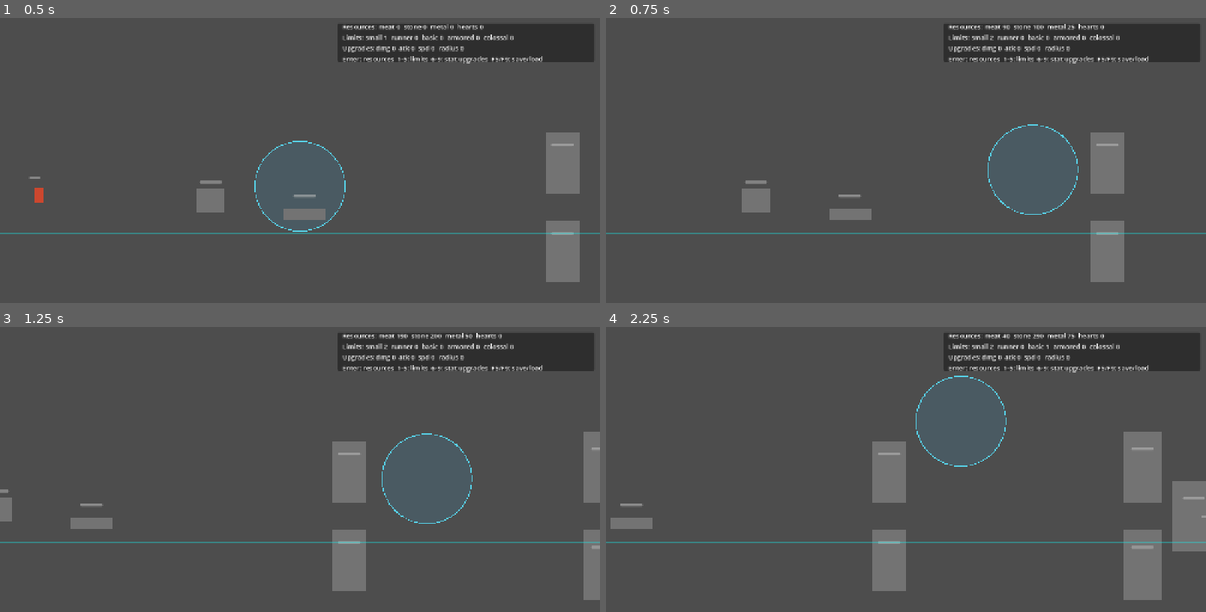
Above: before the commit, frames 1-4 (two rows, left to right).
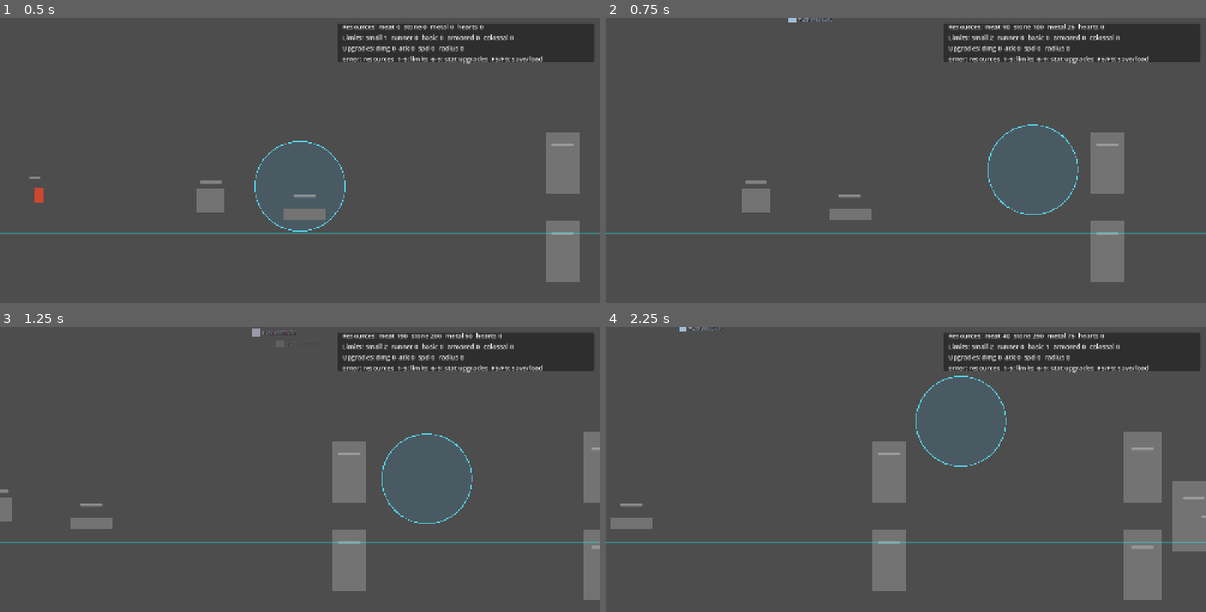
Above: after the commit, the same moments.

Repository: Fearawl/titan-inc
Game: Godot game, scene res://world/city/city_scene.tscn
Same seed, same stepped clock (60 frames per second), same inputs: the game is played once before the commit and once after it.
Inputs (mouse positions are in pixels of both pictures, inside the frame that each line leads up to):
- Up to frame 1 (0.5 s): no input
- Up to frame 2 (0.75 s): tap Enter (ui_accept) at 0.5 s; move the mouse to (1038, 169) at 0.52 s; hold Right (ui_right) from 0.53 s (still down); tap 1 at 0.6 s; click (1038, 169) at 0.67 s
- Up to frame 3 (1.25 s): keep holding Right (ui_right); tap Enter (ui_accept) at 0.77 s
- Up to frame 4 (2.25 s): release Right (ui_right) at 1.25 s; drag from (786, 512) to (876, 563) at 1.27 s; tap Enter (ui_accept) at 2 s; move the mouse to (966, 421) at 2.02 s; hold Right (ui_right) from 2.03 s (still down); tap 3 at 2.1 s

Frame 1 is identical in both runs. In frame 2, less than 0.1% of the frame differs, in the area x 30-38%, y 0-2%; in frame 3, less than 0.1%; in frame 4, less than 0.1%.

Commit message:
feat: add combat feedback vfx

Diff:
--- a/actors/common/damageable.gd
+++ b/actors/common/damageable.gd
@@ -2,6 +2,7 @@
 class_name Damageable
 
 signal hp_changed(current_hp: float, max_hp: float)
+signal damage_taken(amount: float, source_id: StringName, is_critical: bool)
 signal died(source_id: StringName)
 
 @export var max_hp := 10.0
@@ -14,11 +15,15 @@
 	dead = false
 	hp_changed.emit(current_hp, max_hp)
 
-func apply_damage(amount: float, source_id: StringName = &"") -> void:
+func apply_damage(amount: float, source_id: StringName = &"", is_critical: bool = false) -> void:
 	if dead or amount <= 0.0:
 		return
+	var previous_hp := current_hp
 	current_hp = maxf(current_hp - amount, 0.0)
 	hp_changed.emit(current_hp, max_hp)
+	var applied_damage := previous_hp - current_hp
+	if applied_damage > 0.0:
+		damage_taken.emit(applied_damage, source_id, is_critical)
 	if current_hp <= 0.0:
 		dead = true
 		died.emit(source_id)
--- a/structures/destructible/destructible_structure.gd
+++ b/structures/destructible/destructible_structure.gd
@@ -33,8 +33,8 @@
 	suppress_state_write = false
 	_on_hp_changed(damageable.current_hp, damageable.max_hp)
 
-func apply_damage(amount: float, source_id: StringName = &"") -> void:
-	damageable.apply_damage(amount, source_id)
+func apply_damage(amount: float, source_id: StringName = &"", is_critical: bool = false) -> void:
+	damageable.apply_damage(amount, source_id, is_critical)
 
 func repair(amount: float) -> void:
 	if structure_type != null and structure_type.repairable:
--- a/systems/behavior/defender_behavior_controller.gd
+++ b/systems/behavior/defender_behavior_controller.gd
@@ -113,7 +113,7 @@
 		return false
 	var roll := unit.damage_profile.roll_damage(unit.effective_damage(), false)
 	projectile.registry = registry
-	projectile.configure(unit, target, projectile_profile, float(roll["amount"]))
+	projectile.configure(unit, target, projectile_profile, float(roll["amount"]), bool(roll["is_critical"]))
 	projectile_root.add_child(projectile)
 	return true
 
--- a/systems/behavior/titan_behavior_controller.gd
+++ b/systems/behavior/titan_behavior_controller.gd
@@ -94,13 +94,13 @@
 		return
 	if blocking_structure != null:
 		var structure_roll := unit.damage_profile.roll_damage(unit.effective_damage(), true)
-		blocking_structure.apply_damage(float(structure_roll["amount"]), unit.actor_id)
+		blocking_structure.apply_damage(float(structure_roll["amount"]), unit.actor_id, bool(structure_roll["is_critical"]))
 	for defender in TargetingService.units_in_radius(unit.global_position, unit.stats.attack_radius, registry.alive_defenders()):
 		var typed := defender as DefenderUnit
 		if typed == null or typed.damageable == null:
 			continue
 		var unit_roll := unit.damage_profile.roll_damage(unit.effective_damage(), false)
-		typed.damageable.apply_damage(float(unit_roll["amount"]), unit.actor_id)
+		typed.damageable.apply_damage(float(unit_roll["amount"]), unit.actor_id, bool(unit_roll["is_critical"]))
 
 func _throw_boulder() -> bool:
 	if unit == null or projectile_root == null or boulder_scene == null:
--- a/systems/combat/combat_resolver.gd
+++ b/systems/combat/combat_resolver.gd
@@ -20,12 +20,12 @@
 		var hit_anything := false
 		for defender in TargetingService.units_in_radius(titan.global_position, titan.stats.attack_radius, registry.alive_defenders()):
 			var roll := titan.damage_profile.roll_damage(titan.effective_damage(), false)
-			defender.damageable.apply_damage(float(roll["amount"]), titan.actor_id)
+			defender.damageable.apply_damage(float(roll["amount"]), titan.actor_id, bool(roll["is_critical"]))
 			hit_anything = true
 		var target_structure := TargetingService.nearest_structure_in_front(titan, registry.alive_structures())
 		if target_structure != null and titan.global_position.distance_to(target_structure.global_position) <= titan.stats.attack_radius:
 			var roll := titan.damage_profile.roll_damage(titan.effective_damage(), true)
-			target_structure.apply_damage(float(roll["amount"]), titan.actor_id)
+			target_structure.apply_damage(float(roll["amount"]), titan.actor_id, bool(roll["is_critical"]))
 			hit_anything = true
 		if hit_anything:
 			titan.consume_attack_cooldown()
@@ -52,7 +52,7 @@
 		if target == null:
 			continue
 		var roll := defender.damage_profile.roll_damage(defender.effective_damage(), false)
-		target.damageable.apply_damage(float(roll["amount"]), defender.actor_id)
+		target.damageable.apply_damage(float(roll["amount"]), defender.actor_id, bool(roll["is_critical"]))
 		defender.consume_attack_cooldown()
 
 func _is_ranged_archer(defender: DefenderUnit) -> bool:
--- /dev/null
+++ b/systems/feedback/feedback_coordinator.gd
@@ -0,0 +1,113 @@
+extends Node2D
+class_name FeedbackCoordinator
+
+@export var registry_path: NodePath
+@export var camera_path: NodePath
+@export var damage_popup_scene: PackedScene
+@export var resource_flyout_scene: PackedScene
+
+var registry: BattleRegistry
+var camera: Camera2D
+var _connected_damageables := {}
+var _damageable_owner_by_id := {}
+
+func _ready() -> void:
+	# Run before default-priority combat systems so newly registered units are
+	# wired for damage feedback before the next resolver tick.
+	process_priority = -10
+	registry = get_node_or_null(registry_path) as BattleRegistry
+	camera = get_node_or_null(camera_path) as Camera2D
+	var resource_callback := Callable(self, "_on_resource_gained")
+	if not SignalBus.resource_gained.is_connected(resource_callback):
+		SignalBus.resource_gained.connect(resource_callback)
+
+func _process(_delta: float) -> void:
+	if registry == null:
+		return
+	_prune_damageable_connections()
+	_scan_damageables(registry.titans)
+	_scan_damageables(registry.defenders)
+	_scan_damageables(registry.repair_workers)
+	_scan_damageables(registry.structures)
+
+func _prune_damageable_connections() -> void:
+	for key in _connected_damageables.keys():
+		var owner := _damageable_owner_by_id.get(key) as Node2D
+		if _is_active_tracked_owner(owner):
+			continue
+		_forget_damageable(key)
+
+func _is_active_tracked_owner(owner: Node2D) -> bool:
+	if not is_instance_valid(owner):
+		return false
+	var damageable := owner.get("damageable") as Damageable
+	if damageable == null or not is_instance_valid(damageable):
+		return false
+	# Defeated actors and destroyed structures stay in the scene as hidden nodes
+	# for now, so lifecycle cleanup must also watch Damageable state.
+	return not damageable.dead
+
+func _scan_damageables(nodes: Array) -> void:
+	for node in nodes:
+		var owner := node as Node2D
+		if not is_instance_valid(owner):
+			continue
+		var damageable := owner.get("damageable") as Damageable
+		if damageable == null or not is_instance_valid(damageable):
+			continue
+		_connect_damageable(owner, damageable)
+
+func _connect_damageable(owner: Node2D, damageable: Damageable) -> void:
+	var key := damageable.get_instance_id()
+	if _connected_damageables.has(key):
+		return
+	# MVP scene-owned hookup: registry arrays are scanned until BattleRegistry grows
+	# registration signals. Binding owner keeps the damage signal local and position-aware.
+	damageable.damage_taken.connect(Callable(self, "_on_damage_taken").bind(owner))
+	_connected_damageables[key] = true
+	_damageable_owner_by_id[key] = owner
+	if not owner.tree_exited.is_connected(Callable(self, "_on_tracked_owner_exited").bind(key)):
+		owner.tree_exited.connect(Callable(self, "_on_tracked_owner_exited").bind(key))
+
+func _on_tracked_owner_exited(key: int) -> void:
+	_forget_damageable(key)
+
+func _forget_damageable(key: int) -> void:
+	var owner := _damageable_owner_by_id.get(key) as Node2D
+	if is_instance_valid(owner):
+		var damageable := owner.get("damageable") as Damageable
+		var damage_callback := Callable(self, "_on_damage_taken").bind(owner)
+		if damageable != null and is_instance_valid(damageable) and damageable.damage_taken.is_connected(damage_callback):
+			damageable.damage_taken.disconnect(damage_callback)
+		var exit_callback := Callable(self, "_on_tracked_owner_exited").bind(key)
+		if owner.tree_exited.is_connected(exit_callback):
+			owner.tree_exited.disconnect(exit_callback)
+	_connected_damageables.erase(key)
+	_damageable_owner_by_id.erase(key)
+
+func _on_damage_taken(amount: float, _source_id: StringName, is_critical: bool, target: Node2D) -> void:
+	if damage_popup_scene == null or target == null or not is_instance_valid(target):
+		return
+	var popup := damage_popup_scene.instantiate() as DamagePopup
+	if popup == null:
+		return
+	add_child(popup)
+	popup.global_position = target.global_position + Vector2(0.0, -32.0)
+	popup.configure(amount, is_critical)
+
+func _on_resource_gained(resource_id: StringName, amount: float, world_position: Vector2) -> void:
+	if resource_flyout_scene == null:
+		return
+	var flyout := resource_flyout_scene.instantiate() as ResourceFlyout
+	if flyout == null:
+		return
+	add_child(flyout)
+	flyout.global_position = world_position
+	flyout.configure(resource_id, amount, _resource_target_position(world_position))
+
+func _resource_target_position(fallback_position: Vector2) -> Vector2:
+	if camera == null or not is_instance_valid(camera):
+		return fallback_position + Vector2(0.0, -90.0)
+	var viewport_size := camera.get_viewport_rect().size
+	var target_screen := Vector2(maxf(viewport_size.x - 220.0, 0.0), 42.0)
+	return camera.get_screen_center_position() + (target_screen - viewport_size * 0.5) / camera.zoom
--- a/systems/projectiles/arrow_projectile.gd
+++ b/systems/projectiles/arrow_projectile.gd
@@ -10,4 +10,4 @@
 	var titan := targets[0] as TitanUnit
 	if titan == null or titan.damageable == null:
 		return
-	titan.damageable.apply_damage(damage, source_id)
+	titan.damageable.apply_damage(damage, source_id, is_critical)
--- a/systems/projectiles/boulder_projectile.gd
+++ b/systems/projectiles/boulder_projectile.gd
@@ -59,7 +59,7 @@
 		var key := typed.get_instance_id()
 		if _damaged_defenders.has(key):
 			continue
-		typed.damageable.apply_damage(damage, source_id)
+		typed.damageable.apply_damage(damage, source_id, is_critical)
 		_damaged_defenders[key] = true
 
 func _check_structure_collision() -> bool:
@@ -89,7 +89,7 @@
 
 func _impact_structure(structure: DestructibleStructure) -> void:
 	if structure != null:
-		structure.apply_damage(damage, source_id)
+		structure.apply_damage(damage, source_id, is_critical)
 	_damage_impact_defenders()
 	_destroy()
 
@@ -103,7 +103,7 @@
 		var key := typed.get_instance_id()
 		if _damaged_defenders.has(key):
 			continue
-		typed.damageable.apply_damage(damage, source_id)
+		typed.damageable.apply_damage(damage, source_id, is_critical)
 		_damaged_defenders[key] = true
 
 func _destroy() -> void:
--- a/systems/projectiles/projectile.gd
+++ b/systems/projectiles/projectile.gd
@@ -4,6 +4,7 @@
 var source_id: StringName
 var team: StringName
 var damage := 0.0
+var is_critical := false
 var profile: ProjectileProfileResource
 var start_position := Vector2.ZERO
 var target_position := Vector2.ZERO
@@ -12,15 +13,16 @@
 var _hit := false
 var registry: BattleRegistry
 
-func configure(source: CombatActor, target: CombatActor, projectile_profile: ProjectileProfileResource, damage_amount: float) -> void:
+func configure(source: CombatActor, target: CombatActor, projectile_profile: ProjectileProfileResource, damage_amount: float, critical := false) -> void:
 	if is_instance_valid(target):
-		configure_to_position(source, target.global_position, projectile_profile, damage_amount)
+		configure_to_position(source, target.global_position, projectile_profile, damage_amount, critical)
 	else:
 		queue_free()
 
-func configure_to_position(source: CombatActor, position: Vector2, projectile_profile: ProjectileProfileResource, damage_amount: float) -> void:
+func configure_to_position(source: CombatActor, position: Vector2, projectile_profile: ProjectileProfileResource, damage_amount: float, critical := false) -> void:
 	profile = projectile_profile
 	damage = maxf(damage_amount, 0.0)
+	is_critical = critical
 	if source == null or profile == null:
 		queue_free()
 		return
--- /dev/null
+++ b/vfx/damage_numbers/damage_popup.gd
@@ -0,0 +1,37 @@
+extends Node2D
+class_name DamagePopup
+
+const NORMAL_LIFETIME := 0.75
+const CRITICAL_LIFETIME := 0.62
+const NORMAL_RISE_SPEED := 86.0
+const CRITICAL_RISE_SPEED := 172.0
+
+@onready var label: Label = $Label
+
+var _lifetime := NORMAL_LIFETIME
+var _rise_speed := NORMAL_RISE_SPEED
+var _elapsed := 0.0
+
+func configure(amount: float, is_critical: bool) -> void:
+	_lifetime = CRITICAL_LIFETIME if is_critical else NORMAL_LIFETIME
+	_rise_speed = CRITICAL_RISE_SPEED if is_critical else NORMAL_RISE_SPEED
+	scale = Vector2(2.0, 2.0) if is_critical else Vector2.ONE
+	if label == null:
+		label = get_node_or_null("Label") as Label
+	if label != null:
+		label.text = _format_amount(amount)
+		label.modulate = Color(1.0, 0.82, 0.18, 1.0) if is_critical else Color(1.0, 1.0, 1.0, 1.0)
+
+func _process(delta: float) -> void:
+	_elapsed += delta
+	position.y -= _rise_speed * delta
+	var t := clampf(_elapsed / maxf(_lifetime, 0.01), 0.0, 1.0)
+	var fade := 1.0 - t
+	modulate.a = fade
+	if t >= 1.0:
+		queue_free()
+
+func _format_amount(amount: float) -> String:
+	if is_equal_approx(amount, roundf(amount)):
+		return str(roundi(amount))
+	return "%.1f" % amount
--- /dev/null
+++ b/vfx/damage_numbers/damage_popup.tscn
@@ -0,0 +1,19 @@
+[gd_scene load_steps=2 format=3]
+
+[ext_resource type="Script" path="res://vfx/damage_numbers/damage_popup.gd" id="1_popup"]
+
+[node name="DamagePopup" type="Node2D"]
+script = ExtResource("1_popup")
+
+[node name="Label" type="Label" parent="."]
+offset_left = -34.0
+offset_top = -18.0
+offset_right = 34.0
+offset_bottom = 18.0
+theme_override_colors/font_shadow_color = Color(0, 0, 0, 0.75)
+theme_override_constants/shadow_offset_x = 1
+theme_override_constants/shadow_offset_y = 1
+theme_override_font_sizes/font_size = 18
+text = "0"
+horizontal_alignment = 1
+vertical_alignment = 1
--- /dev/null
+++ b/vfx/resource_flyouts/resource_flyout.gd
@@ -0,0 +1,58 @@
+extends Node2D
+class_name ResourceFlyout
+
+const LIFETIME := 0.8
+
+@onready var label: Label = $Label
+@onready var icon: ColorRect = $Icon
+
+var _resource_id: StringName
+var _amount := 0.0
+var _start_position := Vector2.ZERO
+var _target_position := Vector2.ZERO
+var _elapsed := 0.0
+
+func configure(resource_id: StringName, amount: float, target_world_position: Vector2) -> void:
+	_resource_id = resource_id
+	_amount = amount
+	_start_position = global_position
+	_target_position = target_world_position
+	_elapsed = 0.0
+	var color := _resource_color(resource_id)
+	if label == null:
+		label = get_node_or_null("Label") as Label
+	if icon == null:
+		icon = get_node_or_null("Icon") as ColorRect
+	if label != null:
+		label.text = "+%s %s" % [_format_amount(amount), String(resource_id)]
+		label.modulate = color
+	if icon != null:
+		icon.color = color
+
+func _process(delta: float) -> void:
+	_elapsed += delta
+	var t := clampf(_elapsed / LIFETIME, 0.0, 1.0)
+	var eased := 1.0 - pow(1.0 - t, 2.0)
+	global_position = _start_position.lerp(_target_position, eased)
+	global_position.y -= sin(t * PI) * 24.0
+	modulate.a = 1.0 - t
+	if t >= 1.0:
+		queue_free()
+
+func _resource_color(resource_id: StringName) -> Color:
+	match resource_id:
+		&"meat":
+			return Color(0.9, 0.24, 0.22, 1.0)
+		&"stone":
+			return Color(0.64, 0.68, 0.72, 1.0)
+		&"metal":
+			return Color(0.62, 0.82, 0.95, 1.0)
+		&"hero_heart":
+			return Color(1.0, 0.2, 0.62, 1.0)
+		_:
+			return Color(1.0, 0.92, 0.36, 1.0)
+
+func _format_amount(amount: float) -> String:
+	if is_equal_approx(amount, roundf(amount)):
+		return str(roundi(amount))
+	return "%.1f" % amount
--- /dev/null
+++ b/vfx/resource_flyouts/resource_flyout.tscn
@@ -0,0 +1,25 @@
+[gd_scene load_steps=2 format=3]
+
+[ext_resource type="Script" path="res://vfx/resource_flyouts/resource_flyout.gd" id="1_flyout"]
+
+[node name="ResourceFlyout" type="Node2D"]
+script = ExtResource("1_flyout")
+
+[node name="Icon" type="ColorRect" parent="."]
+offset_left = -8.0
+offset_top = -8.0
+offset_right = 8.0
+offset_bottom = 8.0
+color = Color(1, 0.92, 0.36, 1)
+
+[node name="Label" type="Label" parent="."]
+offset_left = 12.0
+offset_top = -13.0
+offset_right = 150.0
+offset_bottom = 13.0
+theme_override_colors/font_shadow_color = Color(0, 0, 0, 0.75)
+theme_override_constants/shadow_offset_x = 1
+theme_override_constants/shadow_offset_y = 1
+theme_override_font_sizes/font_size = 14
+text = "+0 resource"
+vertical_alignment = 1
--- a/world/city/city_scene.tscn
+++ b/world/city/city_scene.tscn
@@ -19,6 +19,9 @@
 [ext_resource type="Script" path="res://systems/defense/defense_slot_coordinator.gd" id="16_defense_slots"]
 [ext_resource type="PackedScene" path="res://systems/projectiles/arrow_projectile.tscn" id="17_arrow_projectile"]
 [ext_resource type="PackedScene" path="res://systems/projectiles/boulder_projectile.tscn" id="18_boulder_projectile"]
+[ext_resource type="Script" path="res://systems/feedback/feedback_coordinator.gd" id="19_feedback"]
+[ext_resource type="PackedScene" path="res://vfx/damage_numbers/damage_popup.tscn" id="20_damage_popup"]
+[ext_resource type="PackedScene" path="res://vfx/resource_flyouts/resource_flyout.tscn" id="21_resource_flyout"]
 
 [node name="CityScene" type="Node2D"]
 script = ExtResource("1_city")
@@ -42,6 +45,13 @@
 [node name="Structures" type="Node2D" parent="."]
 
 [node name="Projectiles" type="Node2D" parent="."]
+
+[node name="FeedbackCoordinator" type="Node2D" parent="."]
+script = ExtResource("19_feedback")
+registry_path = NodePath("../BattleRegistry")
+camera_path = NodePath("../Camera2D")
+damage_popup_scene = ExtResource("20_damage_popup")
+resource_flyout_scene = ExtResource("21_resource_flyout")
 
 [node name="BattleLane" type="Node2D" parent="."]
 script = ExtResource("14_battle_lane")
Not shown, added: systems/feedback/feedback_coordinator.gd.uid
Not shown, added: vfx/damage_numbers/damage_popup.gd.uid
Not shown, added: vfx/resource_flyouts/resource_flyout.gd.uid
Not shown: 1 places in world/city/city_scene.tscn that only renumber resources
Not shown, changed: docs/architecture_context.md
Not shown, changed: docs/gdd.md
Not shown, changed: docs/vertical_slice_spec.md
